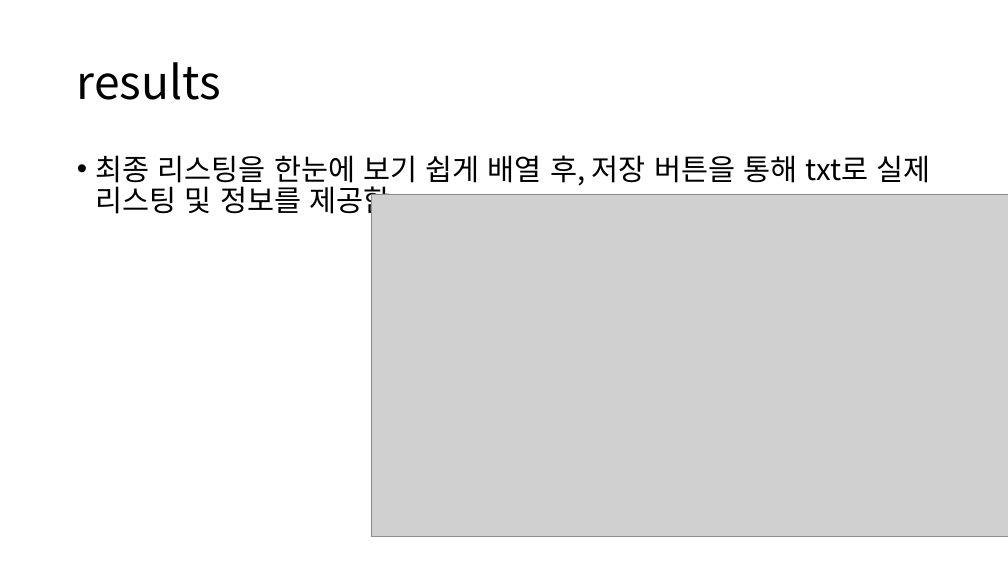
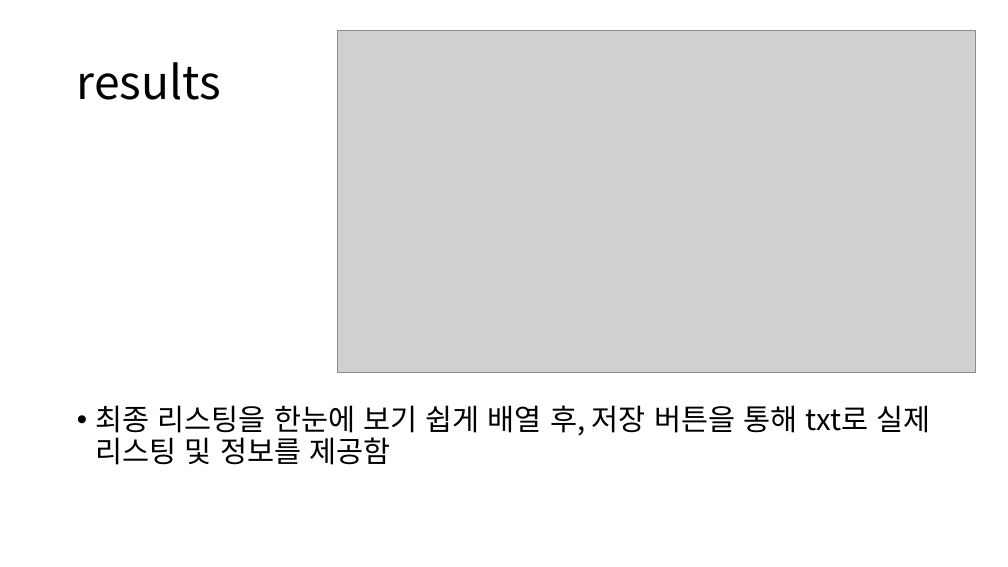
Before and after one commit to semistone97/pjt-SEO, a slide deck: slide 11 of jskim/키워드 기반 리스팅 최적화 에이전트 - 구현파트.pptx (slide 10 before the commit). Drawn at 1008x567 pixels with LibreOffice and Linux fonts; fonts in the diff are those of the drawing; grey boxes stand for pictures. Boxes give left, top, right and bottom in pixels: in the first picture for what was removed or moved away, otherwise in the second. Text is boxed around its words. In the diff, an @@ line names an element or a change of style, - is before the commit and + after.

```diff
--- a/jskim/키워드 기반 리스팅 최적화 에이전트 - 구현파트.pptx
+++ b/jskim/키워드 기반 리스팅 최적화 에이전트 - 구현파트.pptx
@@ picture: place and size @@
-picture at (371,194,1008,537)
+picture at (338,30,975,373)
@@ text "최종 리스팅을 한눈에 보기 쉽게 ..." rewrapped from (96,155,930,220) to (96,405,930,465) @@
```
Also in this commit, not shown: 6 other slides changed, 2 slides added, 1 slide removed, 3 other files.
